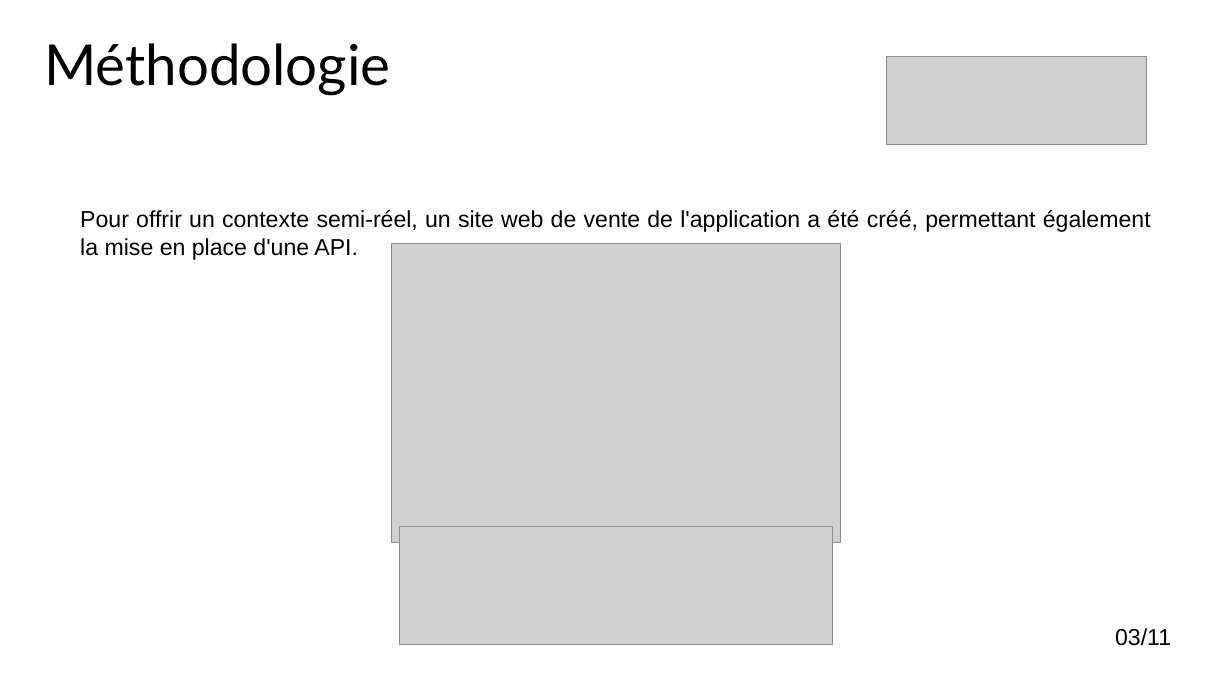
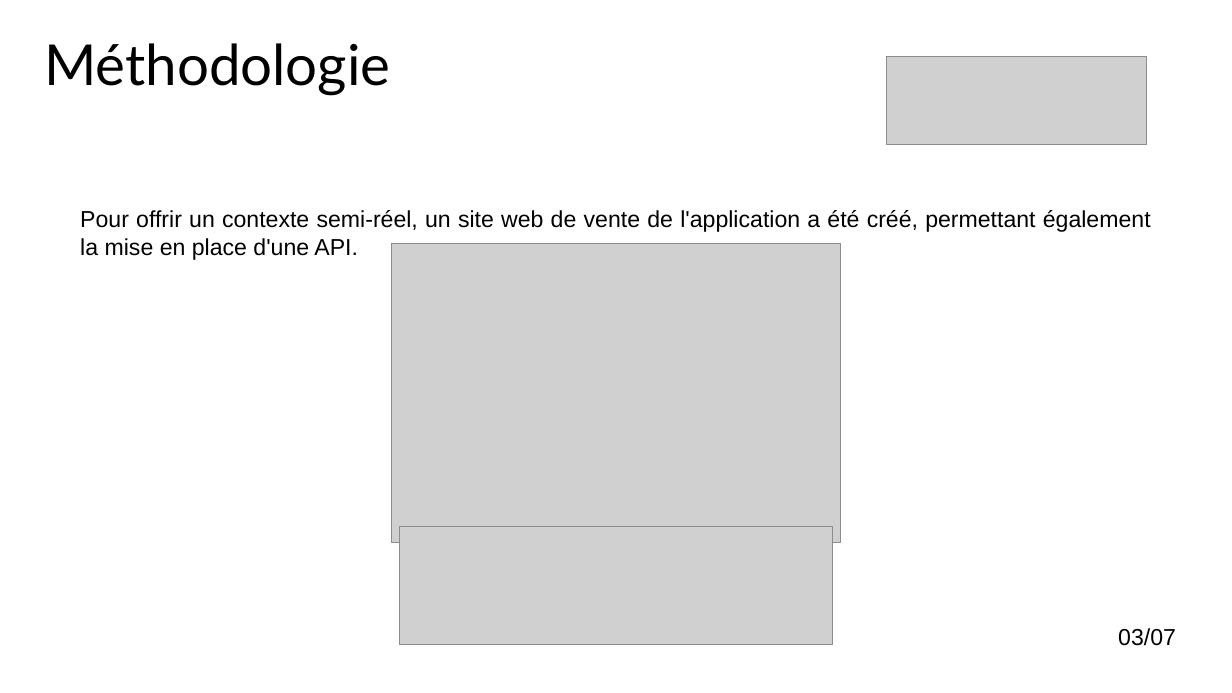
Before and after one commit to FilleuxStudio/Facilys, a slide deck: slide 4 of Docs/Présentation/Présentation-1-DF.pptx. Drawn at 1232x693 pixels with LibreOffice and Linux fonts; fonts in the diff are those of the drawing; grey boxes stand for pictures; background and template pictures are left out. Boxes give left, top, right and bottom in pixels: in the first picture for what was removed or moved away, otherwise in the second. Text is boxed around its words. In the diff, an @@ line names an element or a change of style, - is before the commit and + after.

```diff
--- a/Docs/Présentation/Présentation-1-DF.pptx
+++ b/Docs/Présentation/Présentation-1-DF.pptx
@@ text at (1118,628,1176,646): text changed @@
-03/11
+03/07
```
Also in this commit, not shown: 11 other slides changed, 11 other files.
